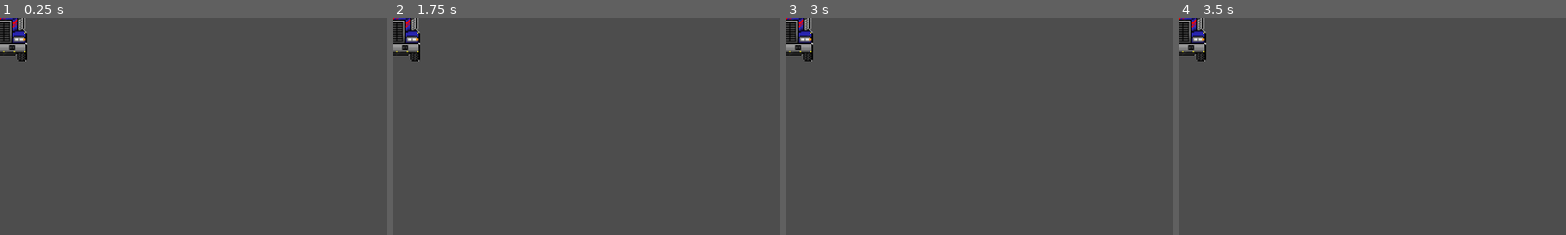
Above: before the commit, frames 1-4 (left to right).
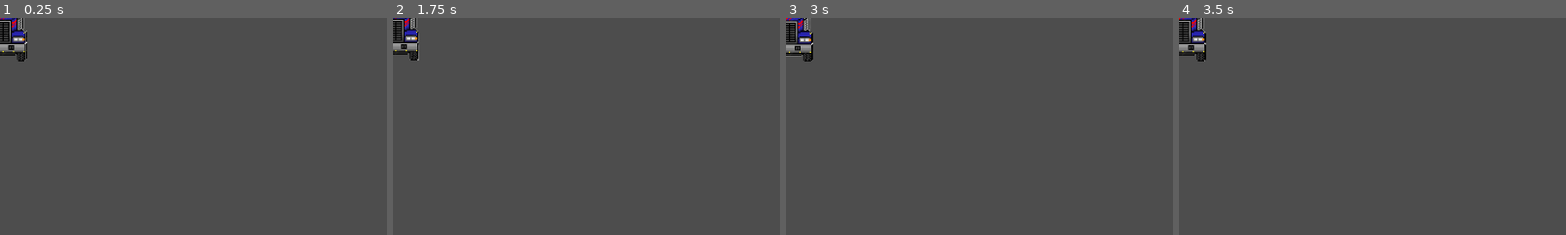
Above: after the commit, the same moments.

Repository: danigeri/ItsSpreadingTheGame
Game: Godot game, scene res://truck_scene/truck_scene.tscn
Same seed, same stepped clock (60 frames per second), same inputs: the game is played once before the commit and once after it. This scene is started directly instead of the project's main scene.
Inputs:
- Up to frame 1 (0.25 s): no input
- Up to frame 2 (1.75 s): tap Enter at 0.5 s
- Up to frame 3 (3 s): tap Space at 2 s; tap Enter at 2.75 s
- Up to frame 4 (3.5 s): no input
The pictures show only the part of the screen within x 0-50%, y 0-50%; the shares and areas given below are measured in that part.

The runs differ from the first frame. In frame 1, 0.4% of the frame differs, in the area x 0-8%, y 0-21%; in frame 2, 0.8%; in frame 3, 0.7%; in frame 4, less than 0.1%.
Error before the commit: Cannot call method 'hide' on a null value. (res://truck_scene/truck_scene.gd:36)

Commit message:
Minor refactor. And reference fix.

Diff:
--- a/truck_scene/truck_scene.gd
+++ b/truck_scene/truck_scene.gd
@@ -3,15 +3,15 @@
 enum {LEFT, STRAIGHT, RIGHT}
 
 var sprite_frames : Array = [0,1,2,3]
-var t : float = 0
+var frame_timer : float = 0
 var direction : int = STRAIGHT
 var active_sprite : Sprite2D
 
 @export var frame_change_time_s : float = 0.025
 
-@onready var truck_to_the_left : Sprite2D = $TruckLeft
-@onready var truck_straight : Sprite2D = $TruckStraight
-@onready var truck_to_the_right : Sprite2D = $TruckRight
+@onready var truck_to_the_left : Sprite2D = $TruckToTheLeft
+@onready var truck_straight : Sprite2D = $TruckGoingStraight
+@onready var truck_to_the_right : Sprite2D = $TruckToTheRight
 
 
 func _ready() -> void:
@@ -43,9 +43,9 @@
 
 
 func update_idle_animation(delta: float) -> void:
-	t += delta
-	if t >= frame_change_time_s:
+	frame_timer += delta
+	if frame_timer >= frame_change_time_s:
 		active_sprite.set_frame(sprite_frames[0])
 		sprite_frames.push_back(sprite_frames[0])
 		sprite_frames.pop_front()
-		t = 0
+		frame_timer = 0
